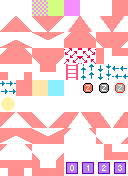
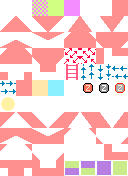
Revision of a layered (128, 176) image; what changed, layer by layer:
renamed "Layer 36" to "Layer 38", painted on it over (65, 161, 127, 175)
